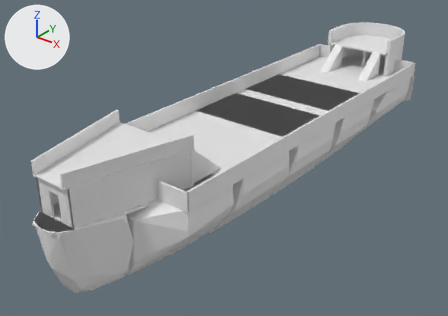
An edit to the FBX model AssetSources/export/bo_galleass.fbx, drawn before and after from the same camera.
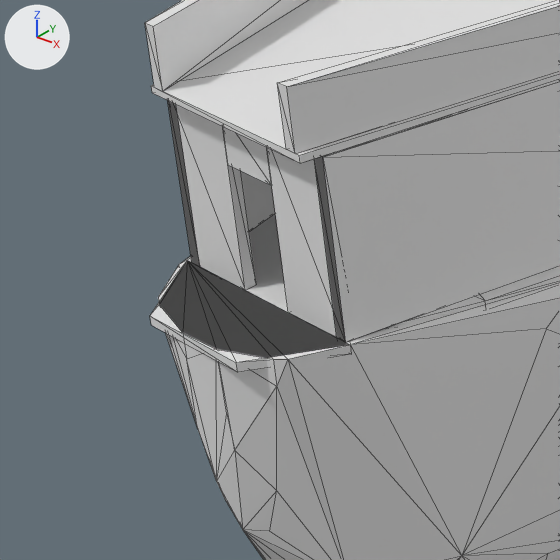
Each version is shown whole from a camera (50 mm lens) standing at (31.5, -45.2, 26.0) and looking at (-3.2, -1.8, -0.9), then close up on the part from 0% to 27% of the width and 49% to 87% of the height. Arrows for +X, +Y and +Z are at upper left; the lights stay in place. The older version's two pictures come first. The close-ups show mesh edges as thin lines. Vertices at exactly the same position are counted once.

The older version as bpy lines, for what is in view:
```python
me_bo_galleass = bpy.data.meshes.new('bo_galleass')
me_bo_galleass.from_pydata(...)  # 1017 vertices, 2018 faces; spans x -6.3..6.3, y -25.3..31.3, z -2.7..7.9
me_bo_galleass.materials.append(mat_wood)  # white #e7e7e7
ob_bo_galleass = bpy.data.objects.new('bo_galleass', me_bo_galleass)
ob_bo_galleass.location = (0.0, 0.0, 0.0)
```
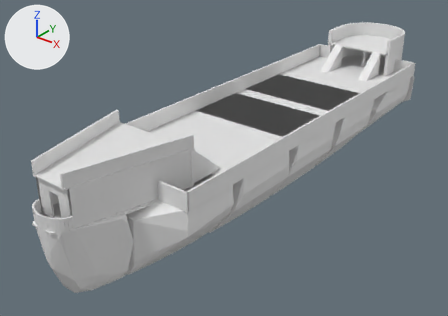
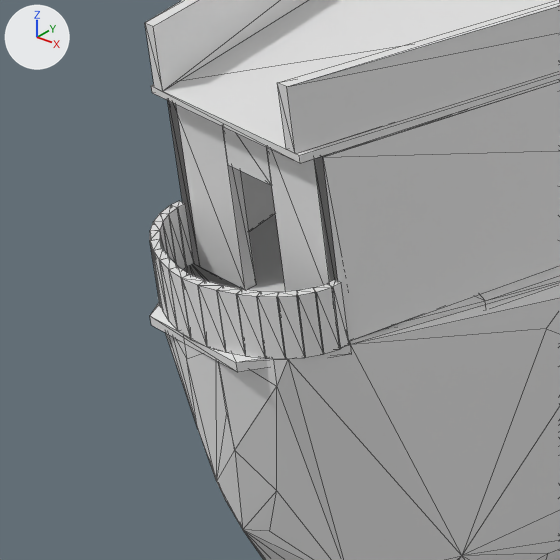
The change, as a list of edits to the scene's bpy script:
```text
Change me_bo_galleass:
    remove me_bo_galleass.from_pydata(...)  # 1017 vertices, 2018 faces; spans x -6.3..6.3, y -25.3..31.3, z -2.7..7.9
    add me_bo_galleass.from_pydata(...)  # 1161 vertices, 2234 faces; spans x -6.3..6.3, y -25.3..31.3, z -2.7..7.9
    me_bo_galleass part 1: the loose piece of 8 vertices spanning x -4.1..4.1, y -24.3..-14.4, z 6.8..6.9 is copied, and the copy is scaled about its middle by (0.0195, -0.0219, 8.5), then moved by (-1.8, -4.9, -2.6); it spans x -1.9..-1.7, y -24.4..-24.1, z 3.8..4.8
    me_bo_galleass part 2: the loose piece of 8 vertices spanning x -4.1..4.1, y -24.3..-14.4, z 6.8..6.9 is copied, and the copy is scaled about its middle by (0.0175, -0.0207, 8.5), then moved by (-1.7, -5.1, -2.6); it spans x -1.8..-1.5, y -24.6..-24.3, z 3.8..4.8
    me_bo_galleass part 3: the loose piece of 8 vertices spanning x -4.0..-1.4, y -24.3..-14.4, z 6.9..7.9 is copied, and the copy is scaled about its middle by (-0.0683, -0.0188, 0.99), then moved by (1.2, -5.3, -3.1); it spans x -1.6..-1.4, y -24.8..-24.5, z 3.8..4.8
    me_bo_galleass part 4: the loose piece of 8 vertices spanning x -4.0..-1.4, y -24.3..-14.4, z 6.9..7.9 is copied, and the copy is scaled about its middle by (0.0931, 0.0163, 0.99), then moved by (1.4, -5.5, -3.1); it spans x -1.5..-1.2, y -25.0..-24.7, z 3.8..4.8
    me_bo_galleass part 5: the loose piece of 8 vertices spanning x -6.2..-3.5, y -17.7..-17.5, z 3.8..5.3 is copied, and the copy is scaled about its middle by (0.0974, 0.624, 0.68), then moved by (3.8, -7.4, -0.2); it spans x -1.2..-0.9, y -25.1..-24.9, z 3.8..4.8
    me_bo_galleass part 6: the loose piece of 8 vertices spanning x -6.2..-3.5, y -17.7..-17.5, z 3.8..5.3 is copied, and the copy is scaled about its middle by (0.109, 0.657, 0.68), then moved by (4.1, -7.5, -0.2); it spans x -1.0..-0.6, y -25.2..-25.0, z 3.8..4.8
    me_bo_galleass part 7: the loose piece of 8 vertices spanning x -6.2..-3.5, y -17.7..-17.5, z 3.8..5.3 is copied, and the copy is scaled about its middle by (0.117, 0.68, 0.68), then moved by (4.4, -7.6, -0.2); it spans x -0.7..-0.3, y -25.3..-25.1, z 3.8..4.8
    me_bo_galleass part 8: the loose piece of 8 vertices spanning x -6.2..-3.5, y -17.7..-17.5, z 3.8..5.3 is copied, and the copy is scaled about its middle by (0.12, 0.697, 0.68), then moved by (4.7, -7.6, -0.2); it spans x -0.3..0.0, y -25.3..-25.2, z 3.8..4.8
    me_bo_galleass part 9: the loose piece of 8 vertices spanning x 1.4..4.0, y -24.3..-14.4, z 6.9..7.9 is copied, and the copy is scaled about its middle by (0.132, 0.00297, 0.99), then moved by (-2.6, -5.9, -3.1); it spans x 0.0..0.3, y -25.3..-25.2, z 3.8..4.8
    me_bo_galleass part 10: the loose piece of 8 vertices spanning x 1.4..4.0, y -24.3..-14.4, z 6.9..7.9 is copied, and the copy is scaled about its middle by (0.128, 0.00774, 0.99), then moved by (-2.2, -5.8, -3.1); it spans x 0.3..0.7, y -25.3..-25.1, z 3.8..4.8
    me_bo_galleass part 11: the loose piece of 8 vertices spanning x 1.4..4.0, y -24.3..-14.4, z 6.9..7.9 is copied, and the copy is scaled about its middle by (0.12, 0.0108, 0.99), then moved by (-1.9, -5.7, -3.1); it spans x 0.6..1.0, y -25.2..-25.0, z 3.8..4.8
    me_bo_galleass part 12: the loose piece of 8 vertices spanning x 1.4..4.0, y -24.3..-14.4, z 6.9..7.9 is copied, and the copy is scaled about its middle by (0.108, 0.0136, 0.99), then moved by (-1.7, -5.6, -3.1); it spans x 0.9..1.2, y -25.1..-24.9, z 3.8..4.8
    me_bo_galleass part 13: the loose piece of 8 vertices spanning x 1.4..4.0, y -24.3..-14.4, z 6.9..7.9 is copied, and the copy is scaled about its middle by (0.0931, 0.0163, 0.99), then moved by (-1.4, -5.5, -3.1); it spans x 1.2..1.5, y -25.0..-24.7, z 3.8..4.8
    me_bo_galleass part 14: the loose piece of 8 vertices spanning x 1.4..4.0, y -24.3..-14.4, z 6.9..7.9 is copied, and the copy is scaled about its middle by (0.0683, 0.0188, 0.99), then moved by (-1.2, -5.3, -3.1); it spans x 1.4..1.6, y -24.8..-24.5, z 3.8..4.8
    me_bo_galleass part 15: the loose piece of 8 vertices spanning x 1.4..4.0, y -24.3..-14.4, z 6.9..7.9 is copied, and the copy is scaled about its middle by (0.0465, 0.0207, 0.99), then moved by (-1.1, -5.1, -3.1); it spans x 1.5..1.8, y -24.6..-24.3, z 3.8..4.8
    me_bo_galleass part 16: a new loose piece, a box spanning x -1.86..-1.72, y -24.15..-24.0, z 3.8..4.82, in mat_wood (white #e7e7e7)
    me_bo_galleass part 17: a new loose piece, a box spanning x 1.72..1.86, y -24.15..-24.0, z 3.8..4.82, in mat_wood (white #e7e7e7)
    me_bo_galleass part 18: 8 vertices added at x 1.7..1.9, y -24.4..-24.1, z 3.8..4.8
```

Where the change shows, as pixel boxes [x1, y1, x2, y2] in the close-ups (560 x 560 px):
part 1 of me_bo_galleass, added: after [161, 205, 186, 270]
part 2 of me_bo_galleass, added: after [154, 213, 177, 265]
part 3 of me_bo_galleass, added: after [150, 221, 168, 255]
part 4 of me_bo_galleass, added: after [150, 230, 162, 243]
part 5 of me_bo_galleass, added: after [150, 239, 163, 311]
part 6 of me_bo_galleass, added: after [153, 248, 169, 320]
part 7 of me_bo_galleass, added: after [160, 257, 178, 330]
part 8 of me_bo_galleass, added: after [169, 266, 191, 339]
part 9 of me_bo_galleass, added: after [182, 274, 207, 346]
part 10 of me_bo_galleass, added: after [198, 281, 226, 352]
part 11 of me_bo_galleass, added: after [217, 285, 246, 356]
part 12 of me_bo_galleass, added: after [237, 289, 266, 358]
part 13 of me_bo_galleass, added: after [257, 291, 286, 359]
part 14 of me_bo_galleass, added: after [278, 290, 305, 359]
part 15 of me_bo_galleass, added: after [297, 288, 323, 357]
part 16 of me_bo_galleass, added: after [171, 201, 194, 267]
part 17 of me_bo_galleass, added: after [327, 280, 349, 348]
part 18 of me_bo_galleass, added: after [313, 284, 339, 354]
